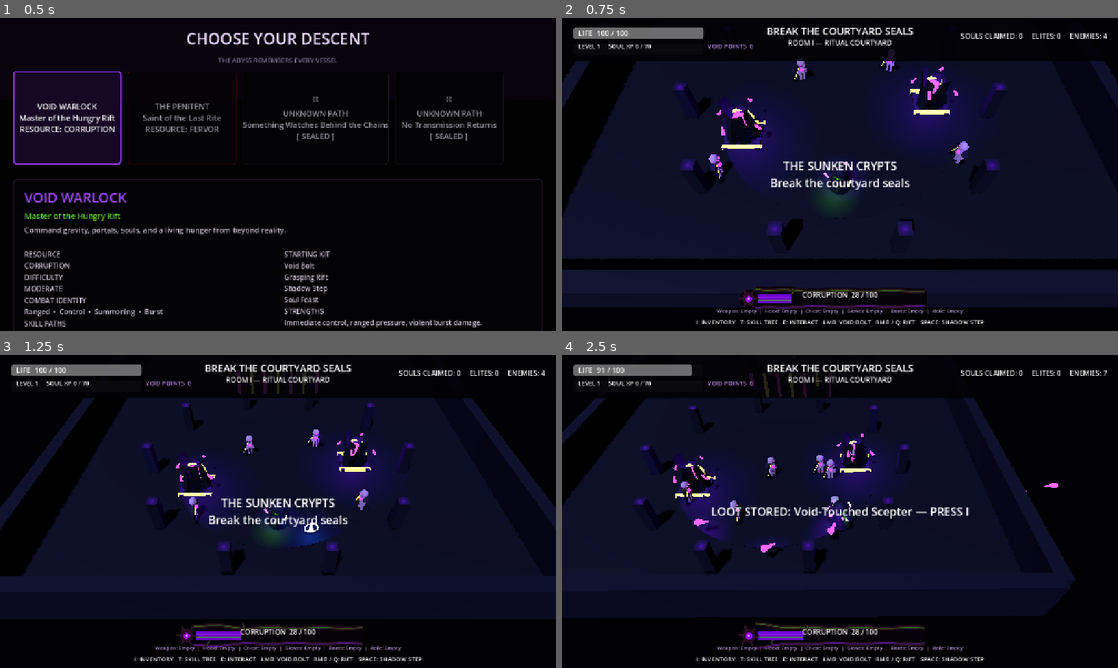
Above: before the commit, frames 1-4 (two rows, left to right).
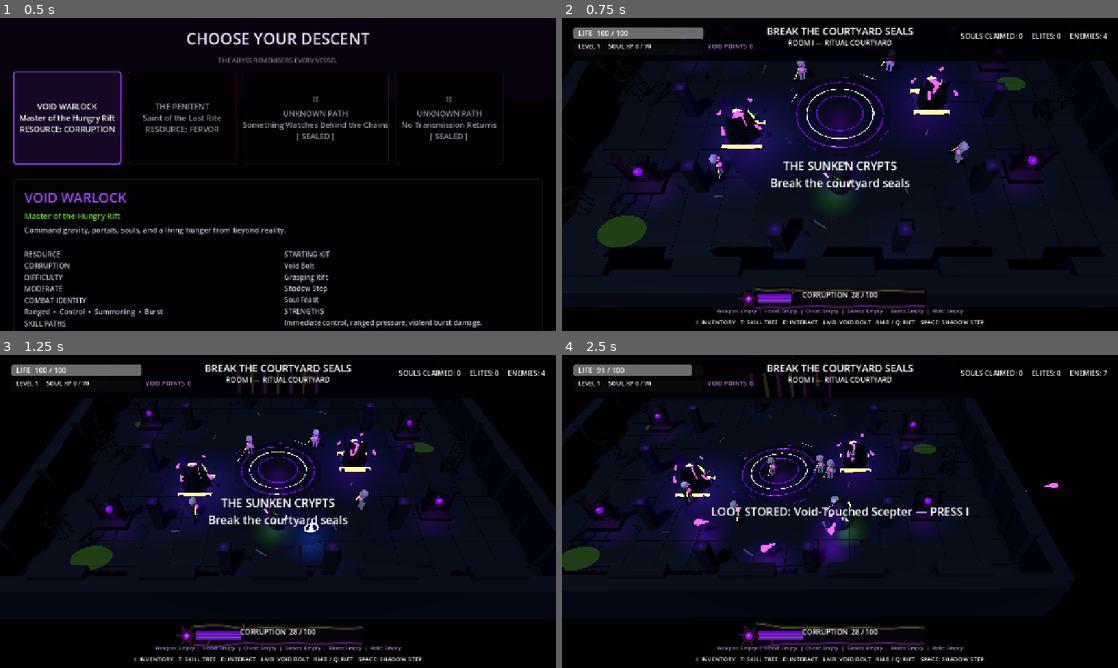
Above: after the commit, the same moments.

Repository: D3MISEarch/ABYSSFALL
Game: Godot game, scene res://main.tscn
Same seed, same stepped clock (60 frames per second), same inputs: the game is played once before the commit and once after it.
Inputs (mouse positions are in pixels of both pictures, inside the frame that each line leads up to):
- Up to frame 1 (0.5 s): no input
- Up to frame 2 (0.75 s): click "VOID WARLOCK Master of the Hu…" at 0.5 s
- Up to frame 3 (1.25 s): no input
- Up to frame 4 (2.5 s): tap Enter (ui_accept) at 1.25, 1.52 s; move the mouse to (962, 495) at 1.27 s; press the mouse at (962, 495) at 1.28 s; hold D (move_right) 1.28-2 s; release the mouse at (962, 495) at 2 s; drag from (728, 527) to (812, 574) at 2.02 s

Frame 1 is identical in both runs. In frame 2, 8.4% of the frame differs, in the area x 0-100%, y 6-83%; in frame 3, 4.9%; in frame 4, 5.5%.
Error before the commit: Parse Error: Invalid operands "float" and "float" for "%" operator. (res://scripts/art/sunken_crypts_art_pass0.gd:336)

Commit message:
fix: use integer modulo for Art Pass 0 rotations

Diff:
--- a/scripts/art/sunken_crypts_art_pass0.gd
+++ b/scripts/art/sunken_crypts_art_pass0.gd
@@ -333,7 +333,7 @@
 		)
 		rubble.mesh = rubble_mesh
 		rubble.position = COURTYARD_CENTER + Vector3(cos(angle) * radius, 0.10, sin(angle) * radius)
-		rubble.rotation_degrees = Vector3(float(i * 17) % 30.0, float(i * 47) % 180.0, float(i * 23) % 25.0)
+		rubble.rotation_degrees = Vector3(float((i * 17) % 30), float((i * 47) % 180), float((i * 23) % 25))
 		rubble.material_override = stone_material
 		dressing_root.add_child(rubble)
 	for i in range(9):
@@ -346,7 +346,7 @@
 		var angle := TAU * float(i) / 9.0 + 0.3
 		var radius := 6.2 + float(i % 4) * 1.25
 		bone.position = COURTYARD_CENTER + Vector3(cos(angle) * radius, 0.08, sin(angle) * radius)
-		bone.rotation_degrees = Vector3(90.0, float(i * 37) % 180.0, 18.0)
+		bone.rotation_degrees = Vector3(90.0, float((i * 37) % 180), 18.0)
 		bone.material_override = bone_material
 		dressing_root.add_child(bone)
 
Not shown, removed: tools/apply_issue59_float_mod_fix.py
